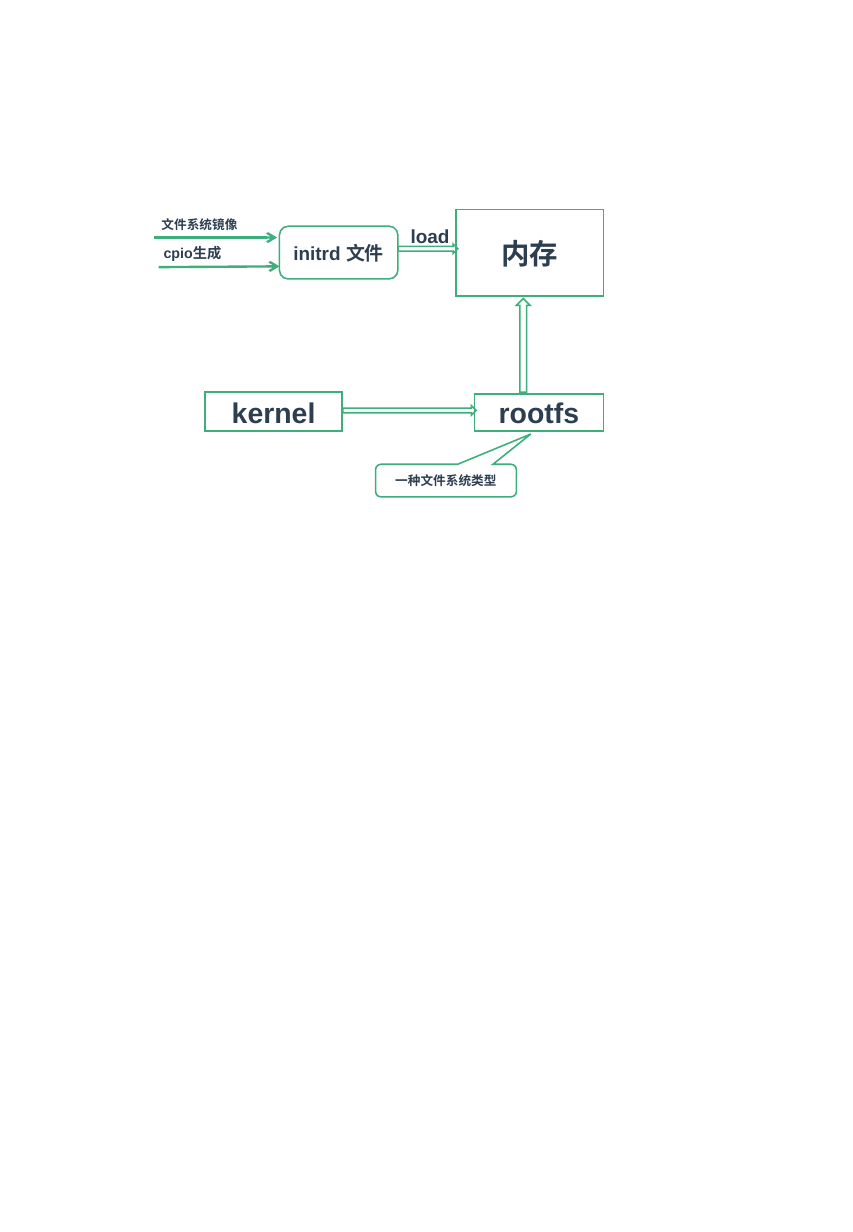
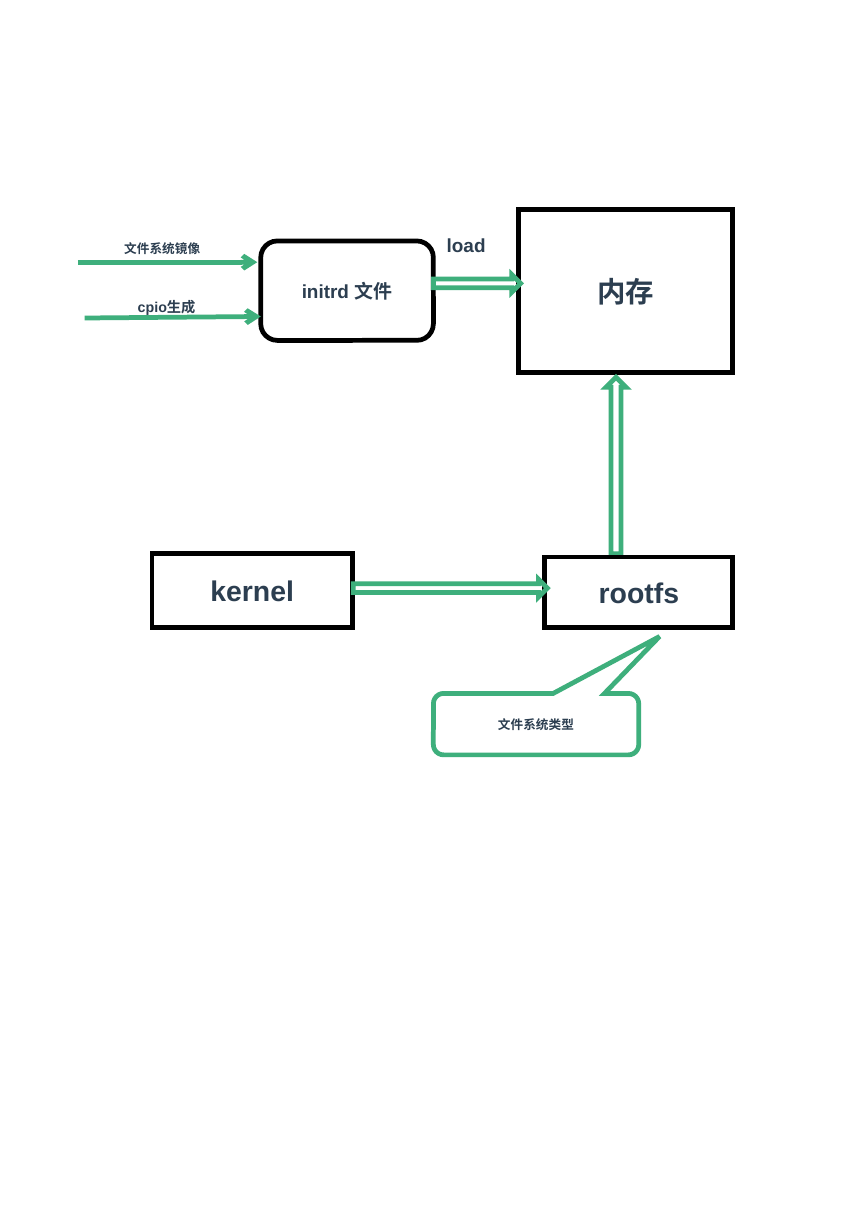
Before and after one commit to zaiqiang-dong/zaiqiang, a slide deck: slide 5 of picture/ppt/filesystem/filesystem.pptx. Drawn at 853x1232 pixels with LibreOffice and Linux fonts; fonts in the diff are those of the drawing. Boxes give left, top, right and bottom in pixels: in the first picture for what was removed or moved away, otherwise in the second. Text is boxed around its words. In the diff, an @@ line names an element or a change of style, - is before the commit and + after.

```diff
--- a/picture/ppt/filesystem/filesystem.pptx
+++ b/picture/ppt/filesystem/filesystem.pptx
@@ rectangle "内存": place and size @@
-rectangle "内存" at <box>456,209,604,296</box>
+rectangle "内存" at <box>519,209,734,372</box>
@@ text "文件系统镜像": place and size @@
-text "文件系统镜像" at <box>161,218,237,230</box>
+text "文件系统镜像" at <box>124,242,200,254</box>
@@ text "load" rewrapped from <box>411,229,450,247</box> to <box>447,238,486,252</box> @@
@@ arrow moved from (154, 238) - (278, 238) to (77, 262) - (257, 262) @@
@@ arrow (77, 262) - (257, 262): stroke #3EAF7C 1.5 pt to #3EAF7C 3 pt @@
@@ rounded rectangle "initrd 文件": place and size @@
-rounded rectangle "initrd 文件" at <box>280,226,398,279</box>
+rounded rectangle "initrd 文件" at <box>260,241,433,340</box>
@@ text "cpio生成": place and size @@
-text "cpio生成" at <box>164,247,222,261</box>
+text "cpio生成" at <box>138,300,196,315</box>
@@ right arrow: place and size @@
-right arrow at <box>398,245,458,254</box>
+right arrow at <box>433,274,521,292</box>
@@ arrow moved from (159, 267) - (280, 266) to (84, 318) - (260, 316) @@
@@ arrow (84, 318) - (260, 316): stroke #3EAF7C 1.5 pt to #3EAF7C 3 pt @@
@@ outline #3EAF7C 1 pt to #3EAF7C 3 pt in 4 elements at <box>433,274,521,292</box>, <box>354,579,548,597</box>, <box>433,694,639,755</box>, <box>606,378,626,554</box> @@
@@ up arrow: place and size @@
-up arrow at <box>516,298,530,391</box>
+up arrow at <box>606,378,626,554</box>
@@ rectangle "kernel": place and size @@
-rectangle "kernel" at <box>205,392,342,431</box>
+rectangle "kernel" at <box>152,554,353,628</box>
@@ outline #3EAF7C 1 pt to #000000 3 pt in 4 elements at <box>260,241,433,340</box>, <box>519,209,734,372</box>, <box>152,554,353,628</box>, <box>545,557,732,628</box> @@
@@ rectangle "rootfs": place and size @@
-rectangle "rootfs" at <box>474,394,603,431</box>
+rectangle "rootfs" at <box>545,557,732,628</box>
@@ right arrow: place and size @@
-right arrow at <box>343,406,477,415</box>
+right arrow at <box>354,579,548,597</box>
@@ rounded speech box "文件系统类型": place and size @@
-rounded speech box "文件系统类型" at <box>375,464,516,497</box>
+rounded speech box "文件系统类型" at <box>433,694,639,755</box>
@@ text in rounded speech box at <box>498,718,574,730</box>: text changed @@
-一种文件系统类型
+文件系统类型
```
Also in this commit, not shown: 1 other slide changed, 3 other files.
